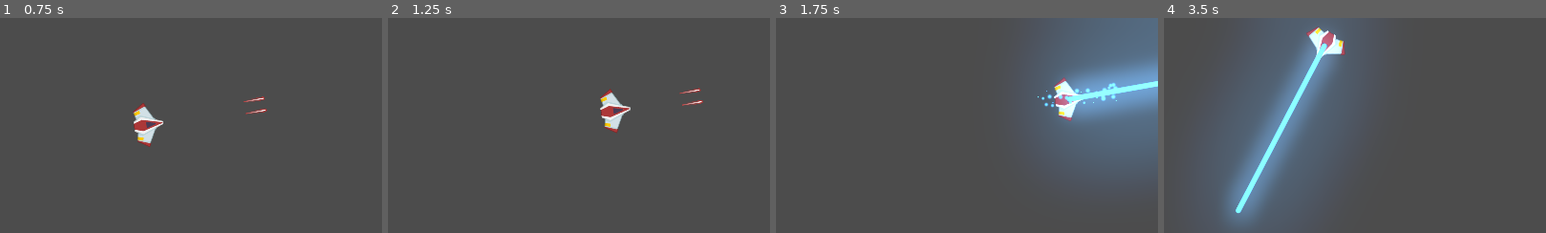
Above: before the commit, frames 1-4 (left to right).
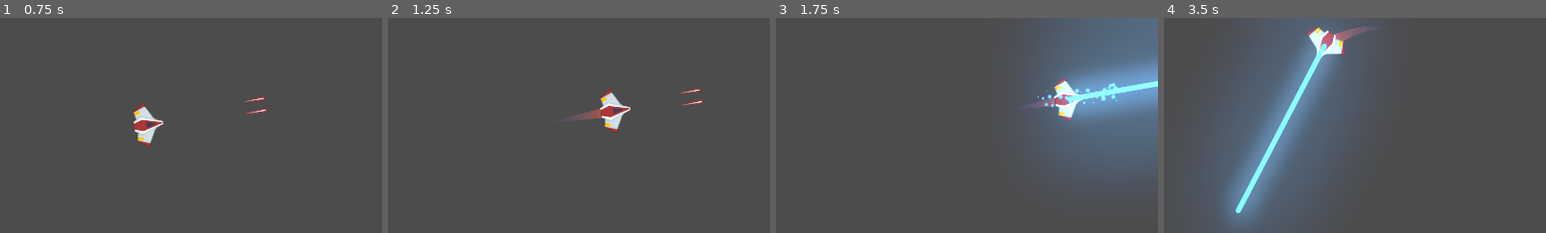
Above: after the commit, the same moments.

Repository: Ferclemens/Godot-Meteoritos-PixelLab
Game: Godot game, scene res://Juego/Niveles/NivelTest.tscn
Two runs of this game, one before a commit and one after it. Both use one fixed random seed, a clock stepped at 60 frames per second and the inputs below.
Inputs (mouse positions are % of the whole screen's width and height, from its top left):
- Up to frame 1 (0.75 s): tap Enter at 0.5 s; move the mouse to (72, 45) at 0.52 s; hold Up (mover_adelante) from 0.53 s (still down); hold Space (Disparo_principal) from 0.53 s (still down)
- Up to frame 2 (1.25 s): keep holding Up (mover_adelante); keep holding Space (Disparo_principal)
- Up to frame 3 (1.75 s): move the mouse to (30, 55) at 1.27 s; release Up (mover_adelante) at 1.28 s; release Space (Disparo_principal) at 1.28 s; hold Down (mover_atras) from 1.28 s (still down); right-click (30, 55) at 1.35 s
- Up to frame 4 (3.5 s): move the mouse to (60, 28) at 2.02 s; release Down (mover_atras) at 2.03 s; hold Left (rotar_antihorario) 2.03-2.78 s; hold Up (mover_adelante) from 2.03 s (still down); move the mouse to (45, 70) at 2.77 s; tap Right (rotar_horario) at 2.85 s
The pictures show only the part of the screen within x 7-57%, y 0-50%; the shares and areas given below are measured in that part.

Frame 1 is identical in both runs. In frame 2, 0.2% of the frame differs, in the area x 49-57%, y 42-48%; in frame 3, 0.2%; in frame 4, 0.3%, in the area x 44-53%, y 4-11%.

Commit message:
add: motorSFX

Diff:
--- /dev/null
+++ b/Juego/Player/Estela/Trail2D.gd
@@ -0,0 +1,112 @@
+# Draws a 2D trail using Godot's `Line2D`.
+#
+# Instantiate `Trail2D` as a child of a moving node to use it. To control the color, width curve,
+# texture, or trail width, use parameters from the `Line2D` class.
+tool
+
+class_name Estela
+extends Line2D
+
+export var is_emitting := false setget set_emitting
+
+# Distance in pixels between vertices. A higher resolution leads to more details.
+export var resolution := 5.0
+# Life of each point in seconds before it is deleted.
+export var lifetime := 0.5
+# Maximum number of points allowed on the curve.
+export var max_points := 100
+
+# Optional path to the target node to follow. If not set, the instance follows its parent.
+export var target_path: NodePath
+
+var _points_creation_time := []
+var _last_point := Vector2.ZERO
+var _clock := 0.0
+var _offset := 0.0
+
+onready var target: Node2D = get_node_or_null(target_path)
+
+func set_max_points(valor: int) -> void:
+	max_points = valor
+
+func _ready() -> void:
+	if not target:
+		target = get_parent() as Node2D
+
+	if Engine.editor_hint:
+		set_process(false)
+		return
+
+	_offset = position.length()
+	set_as_toplevel(true)
+	clear_points()
+	position = Vector2.ZERO
+	_last_point = to_local(target.global_position) + calculate_offset()
+
+
+func _get_configuration_warning() -> String:
+	var warning := "Missing Target node: assign a Node that extends Node2D in the Target Path or make the Trail a child of a parent that extends Node2D"
+	if target:
+		warning = ""
+	return warning
+
+
+func _process(delta: float) -> void:
+	_clock += delta
+	remove_older()
+
+	if not is_emitting:
+		return
+
+	# Adding new points if necessary.
+	var desired_point := to_local(target.global_position)
+	var distance: float = _last_point.distance_to(desired_point)
+	if distance > resolution:
+		add_timed_point(desired_point, _clock)
+
+
+# Creates a new point and stores its creation time.
+func add_timed_point(point: Vector2, time: float) -> void:
+	add_point(point + calculate_offset())
+	_points_creation_time.append(time)
+	_last_point = point
+	if get_point_count() > max_points:
+		remove_first_point()
+
+
+# Calculates the offset of the trail from its target.
+func calculate_offset() -> Vector2:
+	return - 1.0 * polar2cartesian(1.0, target.rotation).rotated(- PI / 2) * _offset
+
+
+# Removes the first point in the line and the corresponding time.
+func remove_first_point() -> void:
+	if get_point_count() > 1:
+		remove_point(0)
+	_points_creation_time.pop_front()
+
+
+# Remove points older than `lifetime`.
+func remove_older() -> void:
+	for creation_time in _points_creation_time:
+		var delta = _clock - creation_time
+		if delta > lifetime:
+			remove_first_point()
+		# Points in `_points_creation_time` are ordered from oldest to newest so as soon as a point
+		# isn't older than `lifetime`, we know all remaining points should stay as well.
+		else:
+			break
+
+
+func set_emitting(emitting: bool) -> void:
+	is_emitting = emitting
+	if Engine.editor_hint:
+		return
+
+	if not is_inside_tree():
+		yield(self, "ready")
+
+	if is_emitting:
+		clear_points()
+		_points_creation_time.clear()
+		_last_point = to_local(target.global_position) + calculate_offset()
--- /dev/null
+++ b/Juego/Player/Estela/Trail2D.tscn
@@ -0,0 +1,18 @@
+[gd_scene load_steps=4 format=2]
+
+[ext_resource path="res://Juego/Player/Estela/Trail2D.gd" type="Script" id=1]
+
+[sub_resource type="Curve" id=1]
+_data = [ Vector2( 0, 0 ), 0.0, 1.0, 0, 1, Vector2( 1, 1 ), 1.0, 0.0, 1, 0 ]
+
+[sub_resource type="Gradient" id=2]
+colors = PoolColorArray( 0.294118, 0.356863, 0.670588, 0, 0.823529, 0.356863, 0.215686, 1 )
+
+[node name="Trail2D" type="Line2D"]
+points = PoolVector2Array( 0, 0, 32, 0 )
+width_curve = SubResource( 1 )
+default_color = Color( 1, 1, 1, 1 )
+gradient = SubResource( 2 )
+joint_mode = 2
+script = ExtResource( 1 )
+is_emitting = true
--- /dev/null
+++ b/Juego/Player/Motor/MotorSFX.gd
@@ -0,0 +1,34 @@
+class_name Motor
+extends AudioStreamPlayer2D
+
+export var tiempo_transicion:float = 0.6
+export var volumen_apagado:float = -30.0
+
+onready var tween_sonido:Tween = $Tween
+
+
+var volumen_original:float
+
+func _ready() -> void:
+	volumen_original = volume_db
+	volume_db = volumen_apagado
+
+func sonido_on() -> void:
+	if not playing:
+		play()
+	efecto_transicion(volume_db, volumen_original)
+
+func sonido_off() -> void:
+	efecto_transicion(volume_db, volumen_apagado)
+
+func efecto_transicion(desde_vol: float, hasta_vol: float) -> void:
+	tween_sonido.interpolate_property(
+		self,
+		"volume_db",
+		desde_vol,
+		hasta_vol,
+		tiempo_transicion,
+		Tween.TRANS_LINEAR,
+		Tween.EASE_OUT_IN
+	)
+	tween_sonido.start()
--- /dev/null
+++ b/Juego/Player/Motor/MotorSFX.tscn
@@ -0,0 +1,10 @@
+[gd_scene load_steps=3 format=2]
+
+[ext_resource path="res://Juego/Player/Motor/MotorSFX.gd" type="Script" id=1]
+[ext_resource path="res://Juego/Player/Motor/MotorSFX.ogg" type="AudioStream" id=2]
+
+[node name="MotorSFX" type="AudioStreamPlayer2D"]
+stream = ExtResource( 2 )
+script = ExtResource( 1 )
+
+[node name="Tween" type="Tween" parent="."]
--- a/Juego/Player/Player.gd
+++ b/Juego/Player/Player.gd
@@ -7,6 +7,7 @@
 
 export var potencia_motor:int = 20
 export var potencia_rotacion:int = 150
+export var estela_maxima: int = 150
 
 #Atributos
 var empuje:Vector2 = Vector2.ZERO
@@ -15,15 +16,28 @@
 # Atributos onready
 onready var canion:Canion = $Canion
 onready var laser:LaserBeam2D = $LaserBeam2D
+onready var estela:Estela = $Estela/Trail2D
+onready var motorSFX:Motor = $MotorSFX
 
 # Metodos
 func _unhandled_input(event: InputEvent) -> void:
 	# Disparo Rayo
 	if event.is_action_pressed("Disparo_secundario"):
 		laser.set_is_casting(true)
-
 	if event.is_action_released("Disparo_secundario"):
 		laser.set_is_casting(false)
+
+	#control estela
+	if event.is_action_pressed("mover_adelante"):
+		estela.set_max_points(estela_maxima)
+		motorSFX.sonido_on()
+	elif event.is_action_pressed("mover_atras"):
+		estela.set_max_points(0)
+		motorSFX.sonido_on()
+
+	if (event.is_action_released("mover_adelante")
+	 or event.is_action_released("mover_atras")):
+		motorSFX.sonido_off()
 
 func _integrate_forces(state: Physics2DDirectBodyState) -> void:
 	apply_central_impulse(empuje.rotated(rotation))
--- a/Juego/Player/Player.tscn
+++ b/Juego/Player/Player.tscn
@@ -1,9 +1,11 @@
-[gd_scene load_steps=7 format=2]
+[gd_scene load_steps=9 format=2]
 
 [ext_resource path="res://Juego/Player/playerShip.png" type="Texture" id=1]
 [ext_resource path="res://Juego/Player/Player.gd" type="Script" id=2]
 [ext_resource path="res://Juego/Proyectiles/Canion.tscn" type="PackedScene" id=3]
 [ext_resource path="res://Juego/Proyectiles/Laserbeam/LaserBeam2D.tscn" type="PackedScene" id=4]
+[ext_resource path="res://Juego/Player/Estela/Trail2D.tscn" type="PackedScene" id=5]
+[ext_resource path="res://Juego/Player/Motor/MotorSFX.tscn" type="PackedScene" id=6]
 
 [sub_resource type="PhysicsMaterial" id=1]
 friction = 0.0
@@ -12,6 +14,7 @@
 radius = 24.8944
 
 [node name="Player" type="RigidBody2D"]
+z_index = 50
 z_as_relative = false
 collision_mask = 7
 physics_material_override = SubResource( 1 )
@@ -38,4 +41,14 @@
 
 [node name="LaserBeam2D" parent="." instance=ExtResource( 4 )]
 
+[node name="Estela" type="Position2D" parent="."]
+z_index = 30
+
+[node name="Trail2D" parent="Estela" instance=ExtResource( 5 )]
+scale = Vector2( 3, 3 )
+z_as_relative = false
+target_path = NodePath("..")
+
+[node name="MotorSFX" parent="." instance=ExtResource( 6 )]
+
 [editable path="Canion"]
--- a/Juego/Proyectiles/ProyectilEnemigo.tscn
+++ b/Juego/Proyectiles/ProyectilEnemigo.tscn
@@ -3,4 +3,10 @@
 [ext_resource path="res://Juego/Proyectiles/ProyectilPlayer.tscn" type="PackedScene" id=1]
 
 [node name="ProyectilEnemigo" instance=ExtResource( 1 )]
+modulate = Color( 0.12, 2.11, 0.43, 1 )
+self_modulate = Color( 0.501961, 0.513726, 0.623529, 1 )
 collision_layer = 16
+collision_mask = 1
+
+[node name="CollisionShape2D" parent="." index="1"]
+visible = false
--- a/Juego/Proyectiles/ProyectilPlayer.tscn
+++ b/Juego/Proyectiles/ProyectilPlayer.tscn
@@ -3,6 +3,6 @@
 [ext_resource path="res://Juego/Proyectiles/Proyectil_principal.tscn" type="PackedScene" id=1]
 
 [node name="ProyectilPlayer" instance=ExtResource( 1 )]
-z_as_relative = false
+z_index = 40
 collision_layer = 8
 collision_mask = 6
--- a/Juego/Proyectiles/Proyectil_principal.tscn
+++ b/Juego/Proyectiles/Proyectil_principal.tscn
@@ -9,6 +9,7 @@
 
 [node name="Proyectil_principal" type="Area2D"]
 rotation = 1.5708
+z_as_relative = false
 script = ExtResource( 2 )
 
 [node name="Sprite" type="Sprite" parent="."]
--- a/project.godot
+++ b/project.godot
@@ -14,10 +14,20 @@
 "language": "GDScript",
 "path": "res://Juego/Proyectiles/Canion.gd"
 }, {
+"base": "Line2D",
+"class": "Estela",
+"language": "GDScript",
+"path": "res://Juego/Player/Estela/Trail2D.gd"
+}, {
 "base": "RayCast2D",
 "class": "LaserBeam2D",
 "language": "GDScript",
 "path": "res://Juego/Proyectiles/Laserbeam/LaserBeam2D.gd"
+}, {
+"base": "AudioStreamPlayer2D",
+"class": "Motor",
+"language": "GDScript",
+"path": "res://Juego/Player/Motor/MotorSFX.gd"
 }, {
 "base": "Node2D",
 "class": "Nivel",
@@ -36,7 +46,9 @@
 } ]
 _global_script_class_icons={
 "Canion": "",
+"Estela": "",
 "LaserBeam2D": "",
+"Motor": "",
 "Nivel": "",
 "Player": "",
 "Proyectil_principal": ""
Not shown, added: Juego/Player/Motor/MotorSFX.ogg.import
Not shown, added: Juego/Player/Motor/MotorSFX.ogg
